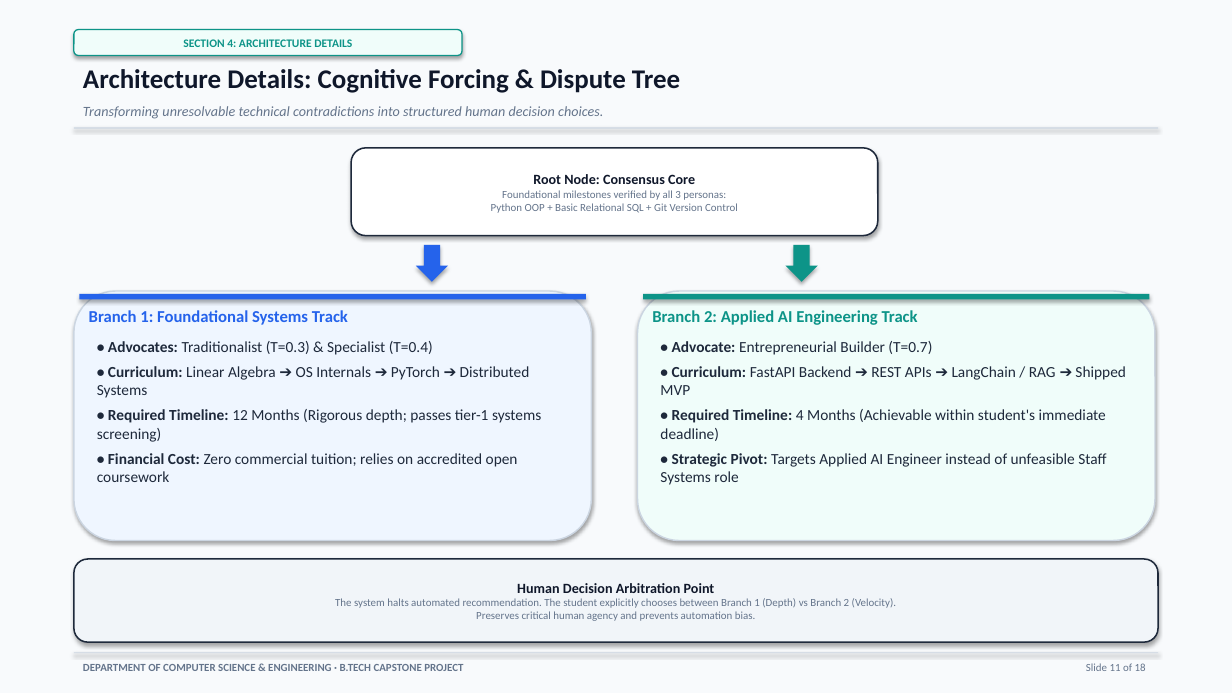
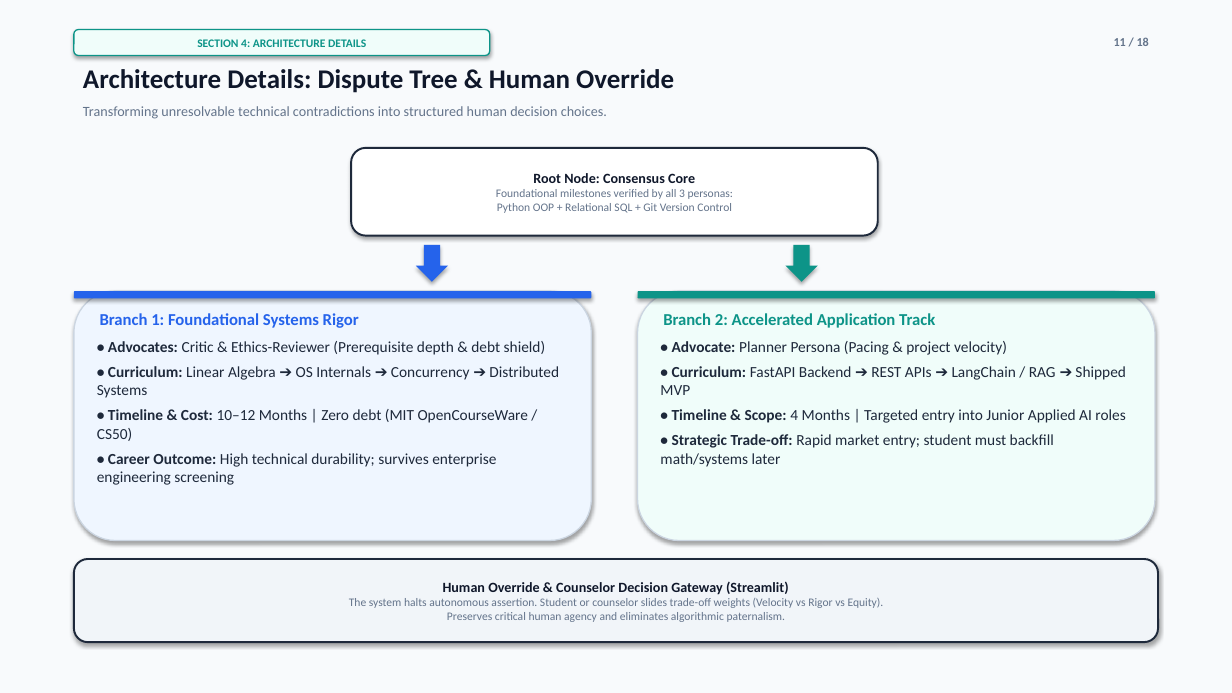
Before and after one commit to parth2024-tech/rai-project, a slide deck: slide 11 of Final_Presentation.pptx. Drawn at 1232x693 pixels with LibreOffice and Linux fonts; fonts in the diff are those of the drawing. Boxes give left, top, right and bottom in pixels: in the first picture for what was removed or moved away, otherwise in the second. Text is boxed around its words. In the diff, an @@ line names an element or a change of style, - is before the commit and + after.

Commit message:
feat(system): align 100% with rubric specification for planner-critic-ethics debate, Neo4j DAG, Chroma store, Streamlit trace viewer, and comparative eval

```diff
--- a/Final_Presentation.pptx
+++ b/Final_Presentation.pptx
@@ rounded rectangle "SECTION 4: ARCHITECTURE DETAILS": place and size @@
-rounded rectangle "SECTION 4: ARCHITECTURE DETAILS" at [74,30,462,55]
+rounded rectangle "SECTION 4: ARCHITECTURE DETAILS" at [74,30,490,55]
@@ text at [1114,37,1149,46]: text changed; size 8.5 to 9.5 pt; bold on @@
-Slide 11 of 18
+11 / 18
@@ text at [83,69,674,93]: text changed @@
-Architecture Details: Cognitive Forcing & Dispute Tree
+Architecture Details: Dispute Tree & Human Override
@@ text "Transforming unresolvable technical contradictions into ..." at [83,106,607,119]: italic off @@
@@ rectangle removed at [74,128,1158,128] @@
@@ rounded rectangle "Root Node: Consensus Core" at [351,148,878,236]: outline #1E293B 1.2 pt to #1E293B 1.5 pt @@
@@ text in rounded rectangle at [496,189,733,213]: text changed; size 8.5 to 9 pt @@
-Foundational milestones verified by all 3 personas:
-Python OOP + Basic Relational SQL + Git Version Control
+Foundational milestones verified by all 3 personas:
+Python OOP + Relational SQL + Git Version Control
@@ rounded rectangle at [74,291,592,541]: outline #CBD5E1 1.1 pt to #CBD5E1 1 pt @@
@@ rounded rectangle: place and size @@
-rounded rectangle at [79,294,586,299]
+rounded rectangle at [74,291,592,299]
@@ rounded rectangle at [74,291,592,299]: rectangle to rounded rectangle @@
@@ rounded rectangle at [638,291,1155,541]: outline #CBD5E1 1.1 pt to #CBD5E1 1 pt @@
@@ rounded rectangle at [638,291,1155,299]: rectangle to rounded rectangle @@
@@ rounded rectangle: place and size @@
-rounded rectangle at [643,294,1150,299]
+rounded rectangle at [638,291,1155,299]
@@ text "Branch 1: Foundational Systems Rigor" at [100,313,359,328]: vertical alignment top to middle @@
@@ text at [100,313,359,328]: text changed @@
-Branch 1: Foundational Systems Track
+Branch 1: Foundational Systems Rigor
@@ text "Branch 2: Accelerated Application Track" at [663,313,935,328]: vertical alignment top to middle @@
@@ text at [663,313,935,328]: text changed @@
-Branch 2: Applied AI Engineering Track
+Branch 2: Accelerated Application Track
@@ text at [97,341,559,485]: text changed @@
-• Advocates: Traditionalist (T=0.3) & Specialist (T=0.4)
-• Curriculum: Linear Algebra ➔ OS Internals ➔ PyTorch ➔ Distributed Systems
-• Required Timeline: 12 Months (Rigorous depth; passes tier-1 systems screening)
-• Financial Cost: Zero commercial tuition; relies on accredited open coursework
+• Advocates: Critic & Ethics-Reviewer (Prerequisite depth & debt shield)
+• Curriculum: Linear Algebra ➔ OS Internals ➔ Concurrency ➔ Distributed Systems
+• Timeline & Cost: 10–12 Months | Zero debt (MIT OpenCourseWare / CS50)
+• Career Outcome: High technical durability; survives enterprise engineering screening
@@ text at [672,341,1007,355]: text changed @@
-• Advocate: Entrepreneurial Builder (T=0.7)
+• Advocate: Planner Persona (Pacing & project velocity)
@@ text at [660,409,1125,467]: text changed @@
-• Required Timeline: 4 Months (Achievable within student's immediate deadline)
-• Strategic Pivot: Targets Applied AI Engineer instead of unfeasible Staff Systems role
+• Timeline & Scope: 4 Months | Targeted entry into Junior Applied AI roles
+• Strategic Trade-off: Rapid market entry; student must backfill math/systems later
@@ rounded rectangle "Human Override & Counselor Decision ..." at [74,559,1158,642]: outline #1E293B 1.2 pt to #1E293B 1.5 pt @@
@@ text in rounded rectangle at [349,581,884,622]: text changed; size 8.5 to 9 pt @@
-Human Decision Arbitration Point
-The system halts automated recommendation. The student explicitly chooses between Branch 1 (Depth) vs Branch 2 (Velocity).
-Preserves critical human agency and prevents automation bias.
+Human Override & Counselor Decision Gateway (Streamlit)
+The system halts autonomous assertion. Student or counselor slides trade-off weights (Velocity vs Rigor vs Equity).
+Preserves critical human agency and eliminates algorithmic paternalism.
@@ rectangle removed at [74,653,1158,653] @@
@@ text removed at [83,664,463,671] @@
-DEPARTMENT OF COMPUTER SCIENCE & ENGINEERING · B.TECH CAPSTONE PROJECT
```
Also in this commit, not shown: 9 other slides changed, 8 slides added, 8 slides removed, 18 other files.
